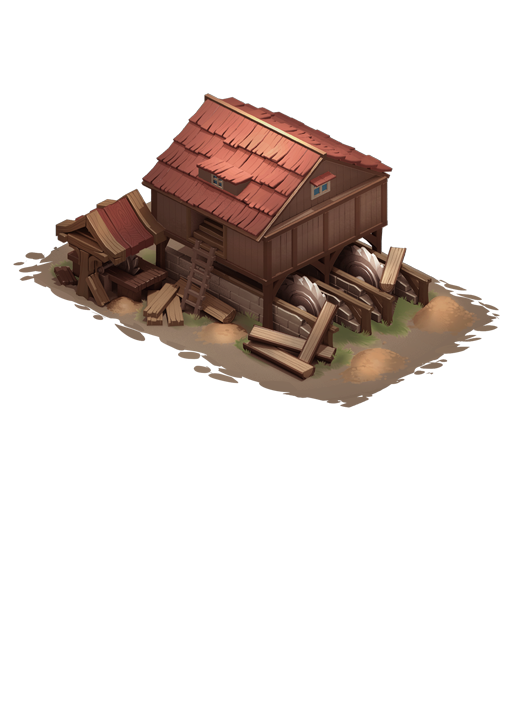
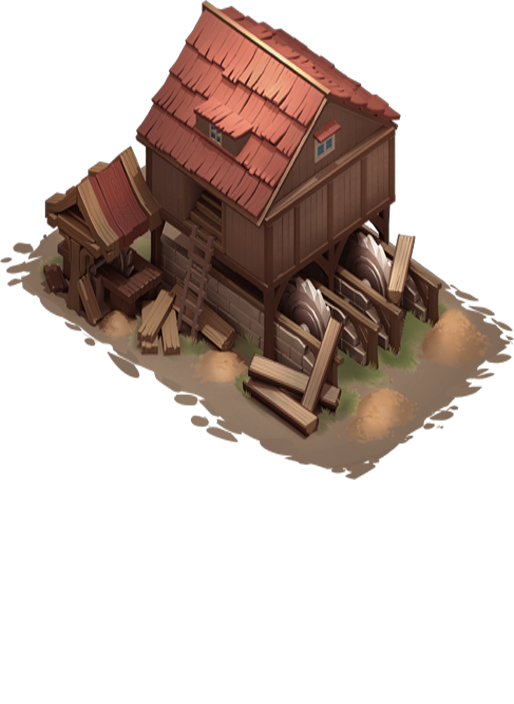
Layer changes from the first 514 x 704 image to the second:
painted on "Слой 1" over 0, 0, 514, 480
